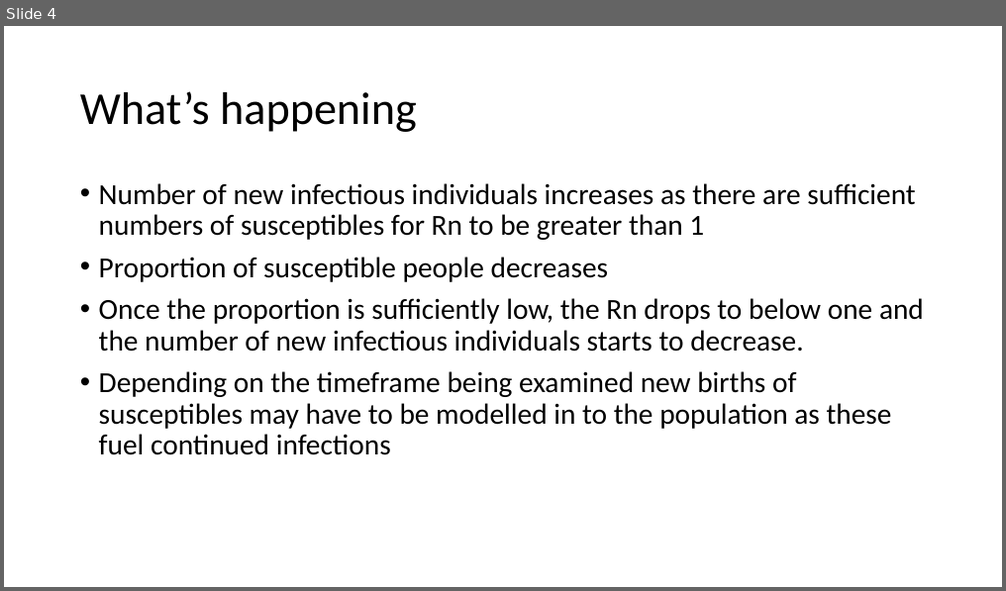
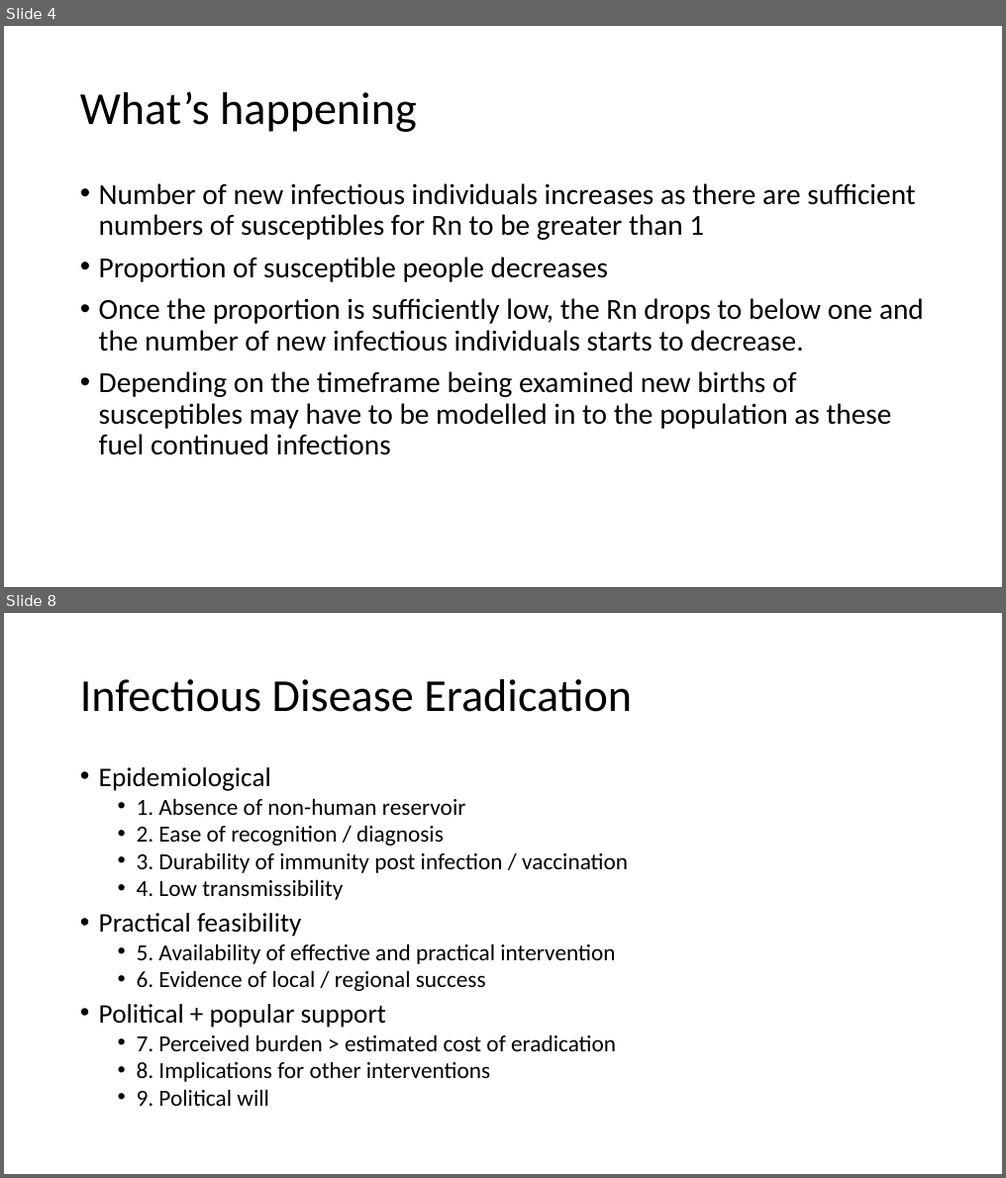
Before and after one commit to CJGRobins/R_Teaching, a slide deck: Session 8/Session 8.pptx. Shown one above the other, each under a label of ours: slide 4 before the commit, slides 4 and 8 after it; the slides between them are not shown. The pictures are 1006x591 and 1006x1178 pixels, drawn with LibreOffice and Linux fonts; fonts in the diff are those of the drawing. Boxes give left, top, right and bottom in pixels: in the first picture for what was removed or moved away, otherwise in the second. Text is boxed around its words. In the diff, an @@ line names an element or a change of style, - is before the commit and + after.

```diff
--- a/Session 8/Session 8.pptx
+++ b/Session 8/Session 8.pptx
@@ slide 8 added at [4, 613, 1002, 1174], background #FFFFFF @@
@@ title added at [80, 679, 632, 712], 44 pt, text #000000 @@
+Infectious Disease Eradication
@@ text added at [99, 767, 628, 1106], 22.2 pt, text #000000 @@
+• Epidemiological
+  • 1. Absence of non-human reservoir
+  • 2. Ease of recognition / diagnosis
+  • 3. Durability of immunity post infection / vaccination
+  • 4. Low transmissibility
+• Practical feasibility
+  • 5. Availability of effective and practical intervention
+  • 6. Evidence of local / regional success
+• Political + popular support
+  • 7. Perceived burden > estimated cost of eradication
+  • 8. Implications for other interventions
+  • 9. Political will
```
Also in this commit, not shown: 1 slide changed, 13 other slides added, 6 slides removed.
